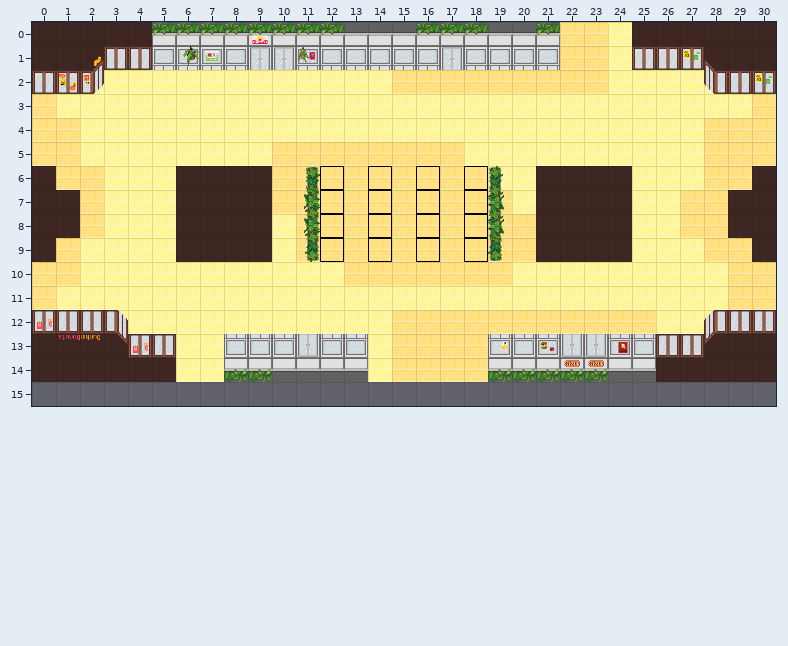
Tiled map -- public/assets/tilemap/cle4-map.tmx. The first picture shows the starting point.
Cells are 32x32 px. Shown: x 0..30, y 0..15. The old version is drawn lined up with the new one.
Once edited:
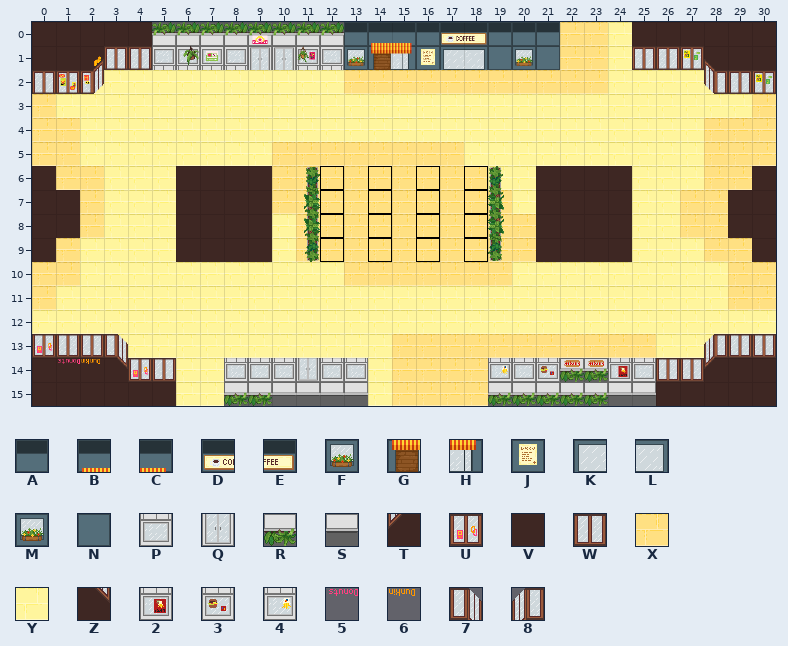
Key: from "cafe-storefront-pixilart": A 0, B 1, C 2, D 4, E 5, F 9, G 10, H 11, J 12, K 13, L 14, M 16, N 17; from "pixil-frame-0 (7)": P 2, Q 3, R 10, S 11, T 32, U 43, V 49, W 50, X 52, Y 53, Z 59; from "tilemap-pixilart (3)": 2 16, 3 17, 4 18; from "tilemap-pixilart (5)": 5 34, 6 35, 7 50, 8 51.
_ is an empty cell.
What changed:
map size 39x22 -> 31x16 cells (old content now starts at -3,-3; both pictures use the new coordinates)
Layer "Tile Layer 1":
The edit adds tile R in row 15 at x 8 to 9 and 19 to 23.
The edit adds tile S in row 15 at x 10 to 13 and 24 to 25.
The edit adds tile V in row 15 at x 0 to 5 and 26 to 30.
Layer "Tile Layer 2":
Tile S gives way to tile 2 in row 14 at x 24.
Tile R gives way to tile 3 in row 14 at x 21.
Tile R gives way to tile 4 in row 14 at x 19.
Tile Z gives way to tile 7 in row 13 at x 3.
Tile T gives way to tile 8 in row 13 at x 28.
Tile R gives way to tile P in row 14 at x 8 to 9 and 20.
Tile S gives way to tile P in row 14 at x 10, 12 to 13 and 25.
Tile S gives way to tile Q in row 14 at x 11.
Tile V gives way to tile T in row 14 at x 28.
Tile V gives way to tile U in row 13 at x 0; in row 14 at x 4.
Tile V gives way to tile W in row 13 at x 1 to 2 and 29 to 30; in row 14 at x 5 and 26 to 27.
Tile 2 gives way to tile X in row 13 at x 24.
Tile 3 gives way to tile X in row 13 at x 21.
Tile 4 gives way to tile X in row 13 at x 19.
Tile P gives way to tile X in row 13 at x 20 and 25.
Tile Q gives way to tile X in row 13 at x 22 to 23.
The edit adds tile X in row 15 at x 15 to 18.
Tile 7 gives way to tile Y in row 12 at x 3.
Tile 8 gives way to tile Y in row 12 at x 28.
Tile P gives way to tile Y in row 13 at x 8 to 10 and 12 to 13.
Tile Q gives way to tile Y in row 13 at x 11.
Tile U gives way to tile Y in row 12 at x 0; in row 13 at x 4.
Tile W gives way to tile Y in row 12 at x 1 to 2 and 29 to 30; in row 13 at x 5 and 26 to 27.
The edit adds tile Y in row 12 at x 15 to 25; in row 15 at x 6 to 7 and 14.
Tile V gives way to tile Z in row 14 at x 3.
Layer "Tile Layer 3":
The edit adds tile 5 in row 14 at x 1.
The edit adds tile 6 in row 14 at x 2.
The edit adds tile A in row 0 at x 13, 16 and 19 to 21.
The edit adds tile B in row 0 at x 14.
The edit adds tile C in row 0 at x 15.
The edit adds tile D in row 0 at x 17.
The edit adds tile E in row 0 at x 18.
The edit adds tile F in row 1 at x 13.
The edit adds tile G in row 1 at x 14.
The edit adds tile H in row 1 at x 15.
The edit adds tile J in row 1 at x 16.
The edit adds tile K in row 1 at x 17.
The edit adds tile L in row 1 at x 18.
The edit adds tile M in row 1 at x 20.
The edit adds tile N in row 1 at x 19 and 21.
The edit adds tile X in row 2 at x 13 to 14.
Tile 5 is gone in row 13 at x 1.
Tile 6 is gone in row 13 at x 2.
Where, in picture pixels (left, top, right, bottom), the same in both pictures:
added: (344, 22, 560, 94)
changed: (32, 310, 776, 406)
